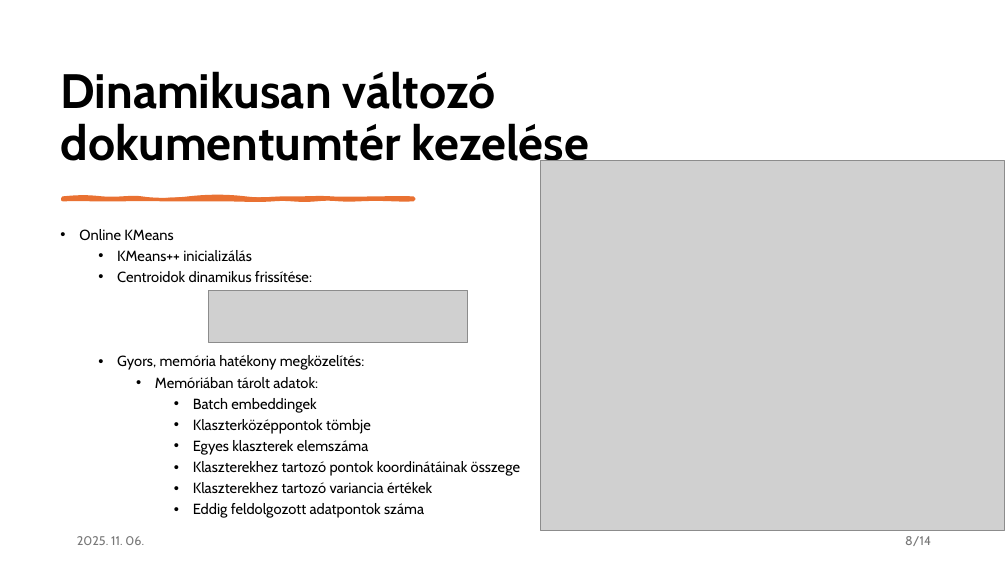
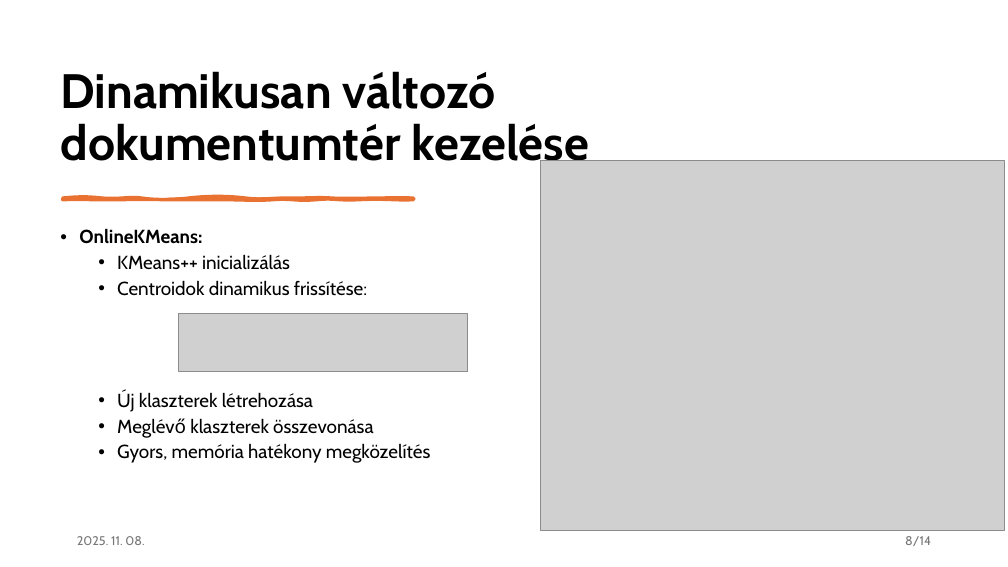
Before and after one commit to czotterbenedek/rag-onlineclustering-optimization, a slide deck: slide 8 of tdk/tdk_v1.pptx. Drawn at 1008x567 pixels with LibreOffice and Linux fonts; fonts in the diff are those of the drawing; grey boxes stand for pictures. Boxes give left, top, right and bottom in pixels: in the first picture for what was removed or moved away, otherwise in the second. Text is boxed around its words. In the diff, an @@ line names an element or a change of style, - is before the commit and + after.

```diff
--- a/tdk/tdk_v1.pptx
+++ b/tdk/tdk_v1.pptx
@@ text at (79,228,202,244): text changed; size 14 to 18 pt; bold on @@
-• Online KMeans
+• OnlineKMeans:
@@ text at (117,254,367,296): size 14 to 18 pt in "KMeans++ inicializálás", "Centroidok dinamikus frissítése:" @@
@@ picture: place and size @@
-picture at (208,290,467,343)
+picture at (178,313,468,371)
@@ text at (117,391,430,463): text changed; size 14 to 18 pt @@
-  • Gyors, memória hatékony megközelítés:
-    • Memóriában tárolt adatok:
-      • Batch embeddingek
-      • Klaszterközéppontok tömbje
-      • Egyes klaszterek elemszáma
-      • Klaszterekhez tartozó pontok koordinátáinak összege
-      • Klaszterekhez tartozó variancia értékek
-      • Eddig feldolgozott adatpontok száma
+  • Új klaszterek létrehozása
+  • Meglévő klaszterek összevonása
+  • Gyors, memória hatékony megközelítés
@@ text at (77,536,144,545): text changed @@
-2025. 11. 06.
+2025. 11. 08.
```
Also in this commit, not shown: 20 other slides changed, 1 other file.
